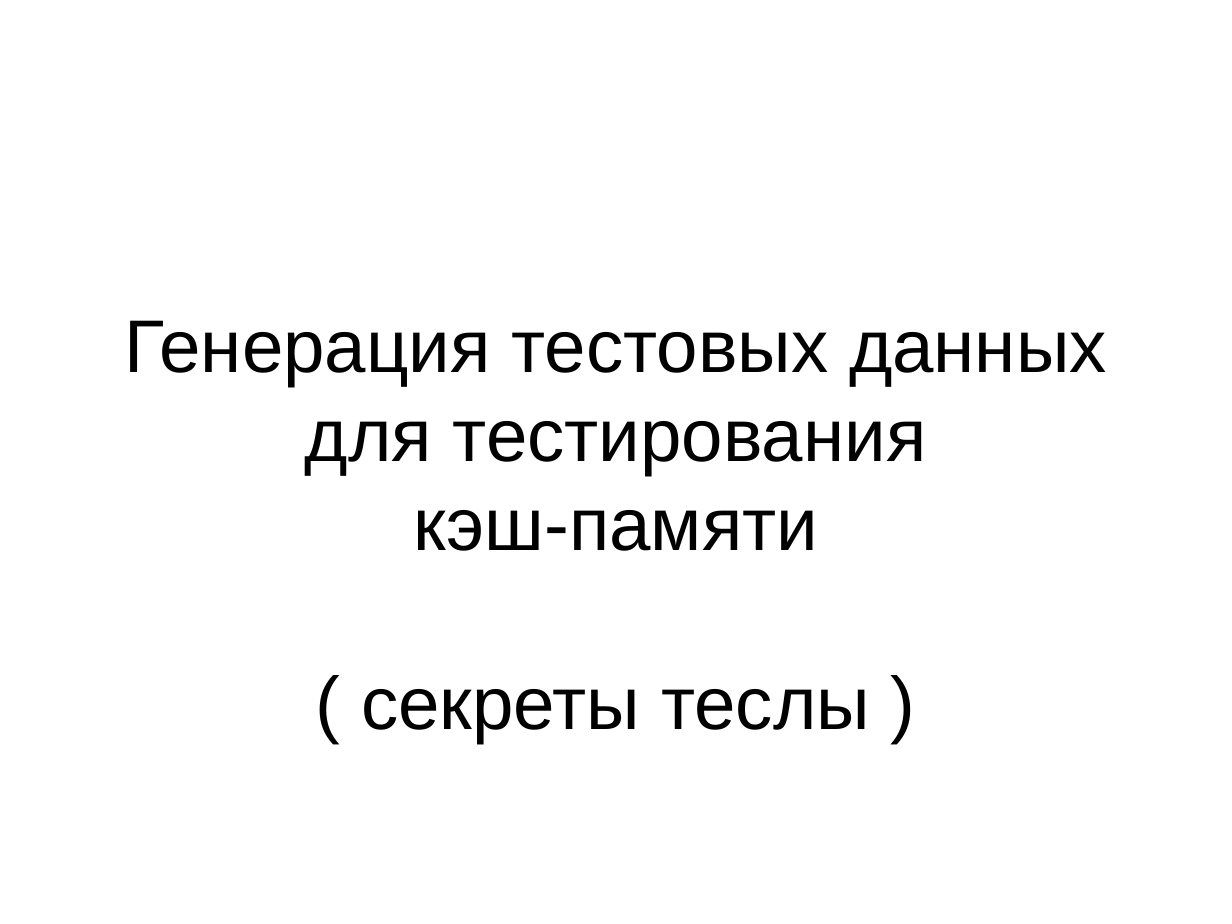
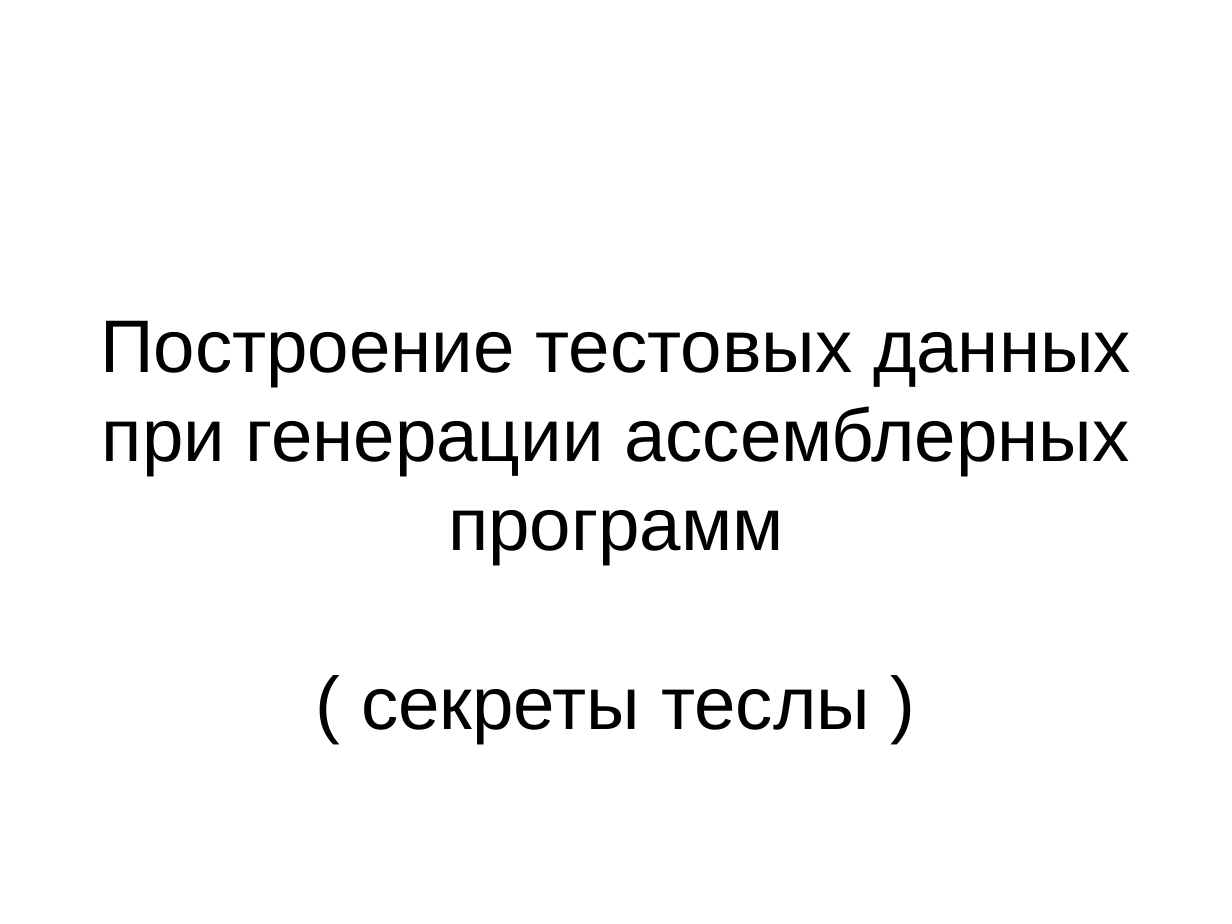
Before and after one commit to kornevgen/tesla-project, a slide deck: slide 1 of TeSLa/papers/isp100309/isp100309.odp. Drawn at 1232x924 pixels with LibreOffice and Linux fonts; fonts in the diff are those of the drawing. Boxes give left, top, right and bottom in pixels: in the first picture for what was removed or moved away, otherwise in the second. Text is boxed around its words. In the diff, an @@ line names an element or a change of style, - is before the commit and + after.

```diff
--- a/TeSLa/papers/isp100309/isp100309.odp
+++ b/TeSLa/papers/isp100309/isp100309.odp
@@ subtitle at (100,320,1131,564): text changed @@
-Генерация тестовых данных
-для тестирования
-кэш-памяти
+Построение тестовых данных при генерации ассемблерных программ
```
Also in this commit, not shown: 2 other slides changed.
